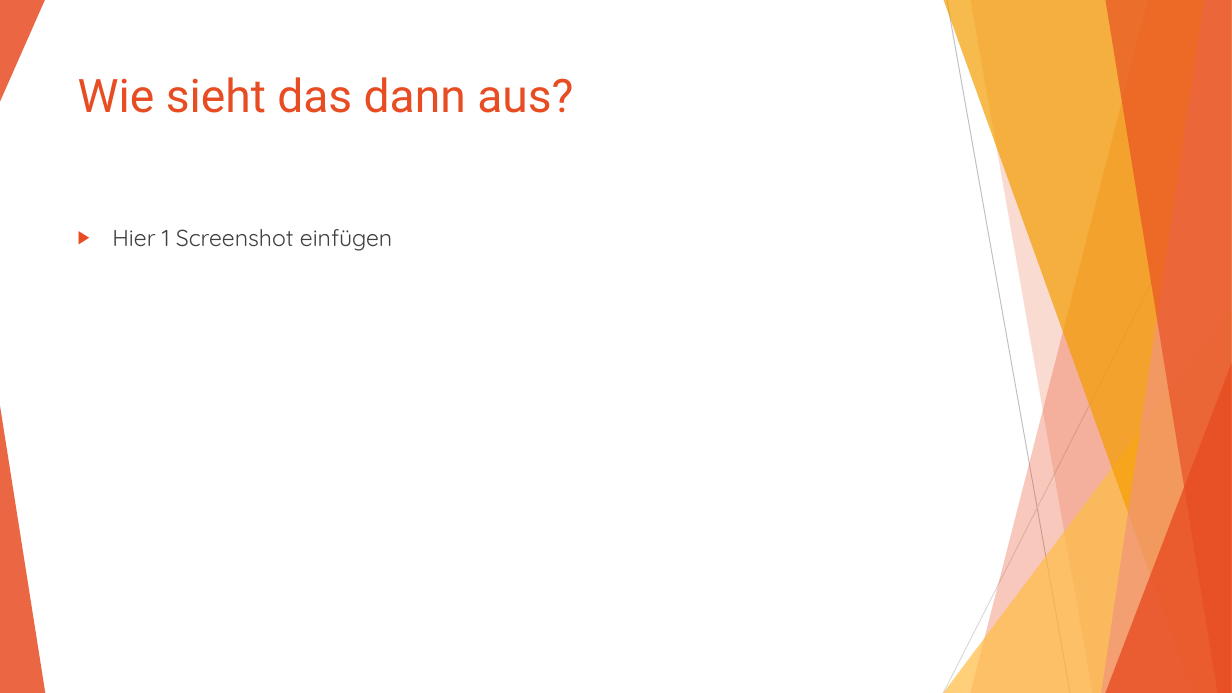
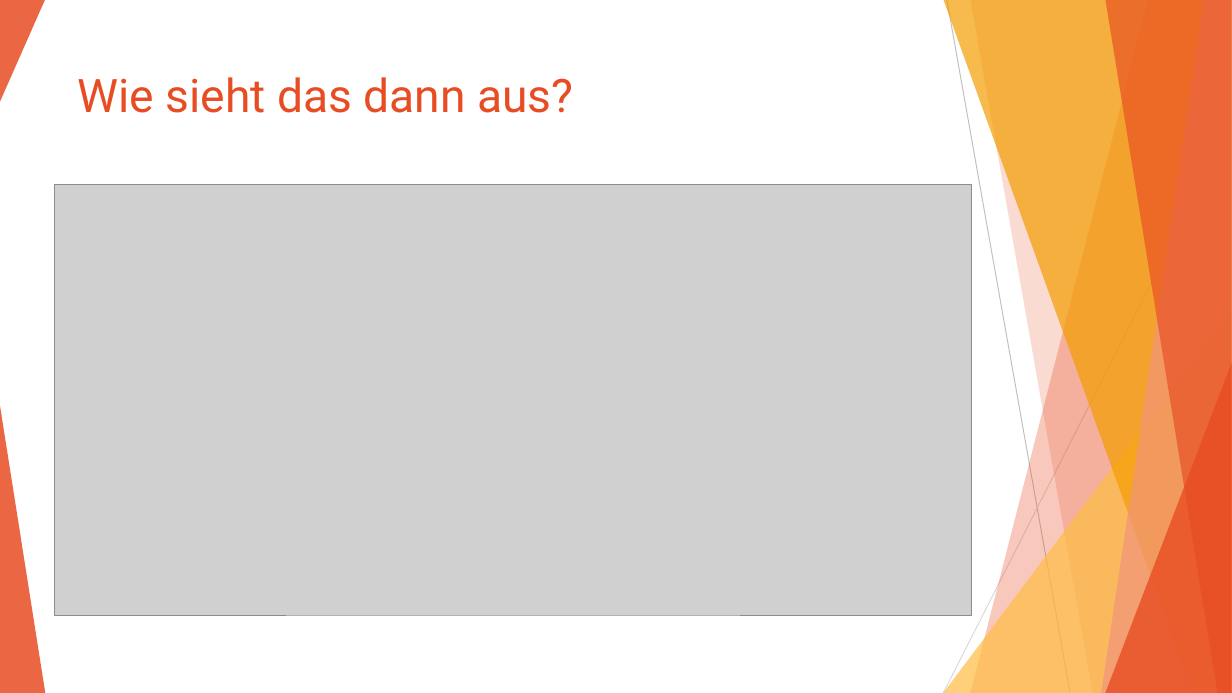
Before and after one commit to Jugendhackt/VUBA, a slide deck: slide 6 of VUBA.pptx (slide 5 before the commit). Drawn at 1232x693 pixels with LibreOffice and Linux fonts; fonts in the diff are those of the drawing; grey boxes stand for pictures. Boxes give left, top, right and bottom in pixels: in the first picture for what was removed or moved away, otherwise in the second. Text is boxed around its words. In the diff, an @@ line names an element or a change of style, - is before the commit and + after.

```diff
--- a/VUBA.pptx
+++ b/VUBA.pptx
@@ picture added at (x1=55, y1=185, x2=971, y2=616) @@
@@ text removed at (x1=112, y1=229, x2=392, y2=251) @@
-▶ Hier 1 Screenshot einfügen
```
Also in this commit, not shown: 4 other slides changed, 3 slides added.
